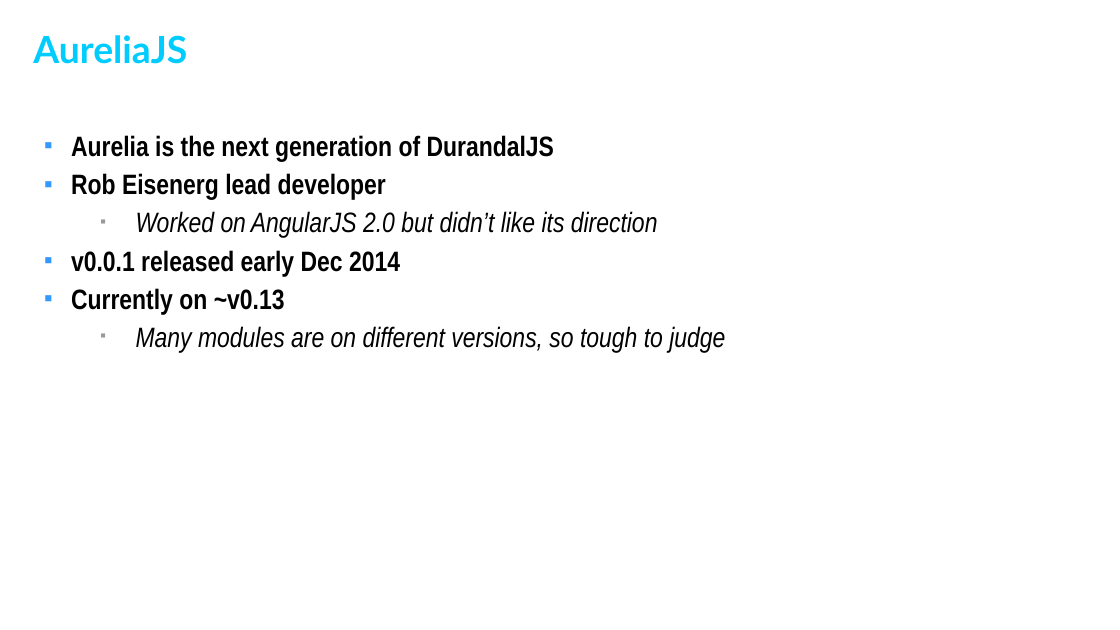
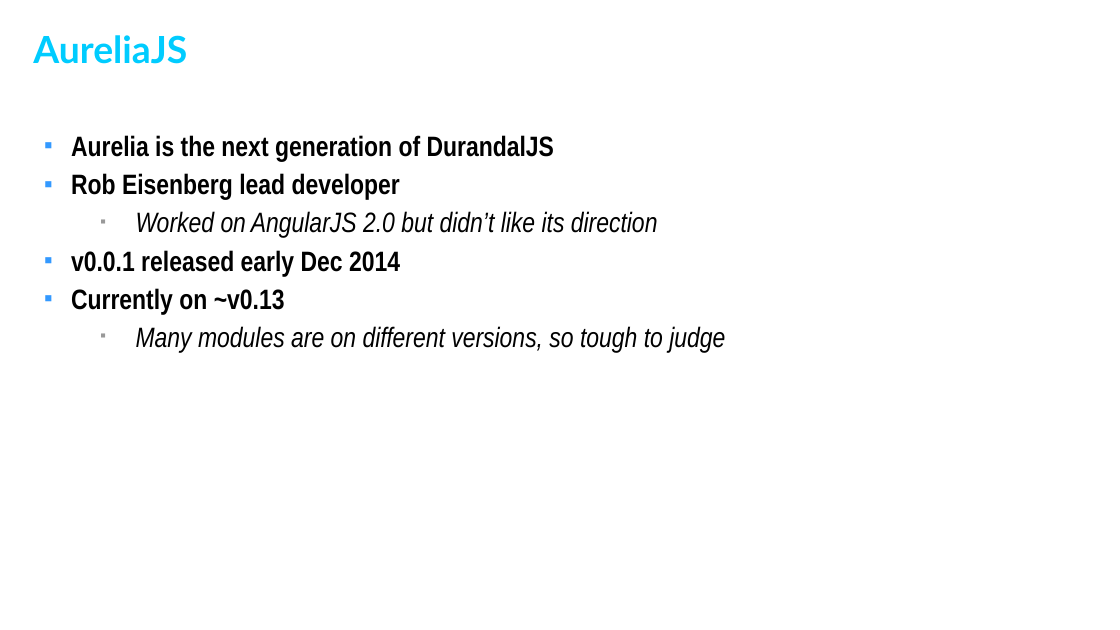
Before and after one commit to MetalKid/ThatConference-Aurelia, a slide deck: slide 9 of Skyline 2015 That Conference - AureliaJS.pptx. Drawn at 1120x630 pixels with LibreOffice and Linux fonts; fonts in the diff are those of the drawing; background and template pictures are left out. Boxes give left, top, right and bottom in pixels: in the first picture for what was removed or moved away, otherwise in the second. Text is boxed around its words. In the diff, an @@ line names an element or a change of style, - is before the commit and + after.

```diff
--- a/Skyline 2015 That Conference - AureliaJS.pptx
+++ b/Skyline 2015 That Conference - AureliaJS.pptx
@@ text at (71, 173, 400, 200): text changed @@
-■ Rob Eisenerg lead developer
+■ Rob Eisenberg lead developer
```
Also in this commit, not shown: 1 other slide changed.
